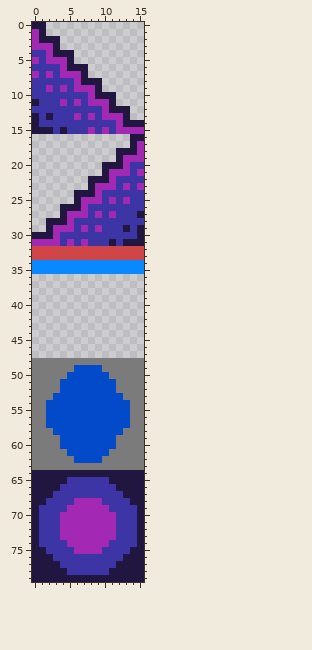
Edited in one commit: sprite sheet (PartTimeSpaceHero/Resources/res/graphics/map_files/BaseTS16.png). That is the earlier state.
The file is 16x80 pixels.
The same view after the edit:
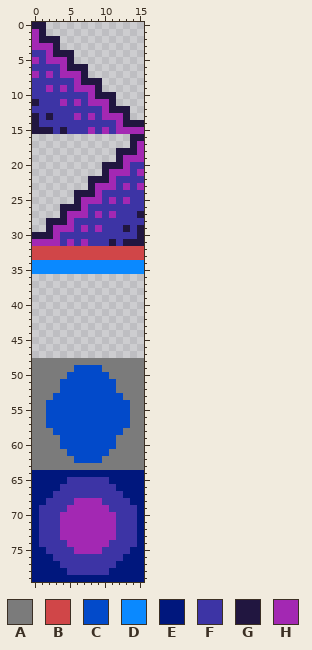
Palette (. is transparent): A #7b7b7b  B #d04648  C #024aca  D #0a89ff  E #00177d  F #3d34a5  G #211640  H #a328b3
The exact change:
y 64: x 0..15 GGGGGGGGGGGGGGGG -> EEEEEEEEEEEEEEEE
y 65: x 0..4 GGGGG -> EEEEE; x 11..15 GGGGG -> EEEEE
y 66: x 0..3 GGGG -> EEEE; x 12..15 GGGG -> EEEE
y 67: x 0..2 GGG -> EEE; x 13..15 GGG -> EEE
y 68: x 0..1 GG -> EE; x 14..15 GG -> EE
y 69..74: x 0 G -> E; x 15 G -> E
y 75: x 0..1 GG -> EE; x 14..15 GG -> EE
y 76: x 0..2 GGG -> EEE; x 13..15 GGG -> EEE
y 77: x 0..3 GGGG -> EEEE; x 12..15 GGGG -> EEEE
y 78: x 0..4 GGGGG -> EEEEE; x 11..15 GGGGG -> EEEEE
y 79: x 0..15 GGGGGGGGGGGGGGGG -> EEEEEEEEEEEEEEEE
Where, in picture pixels (left, top, right, bottom), the same in both pictures:
changed: (32, 470, 144, 582)
